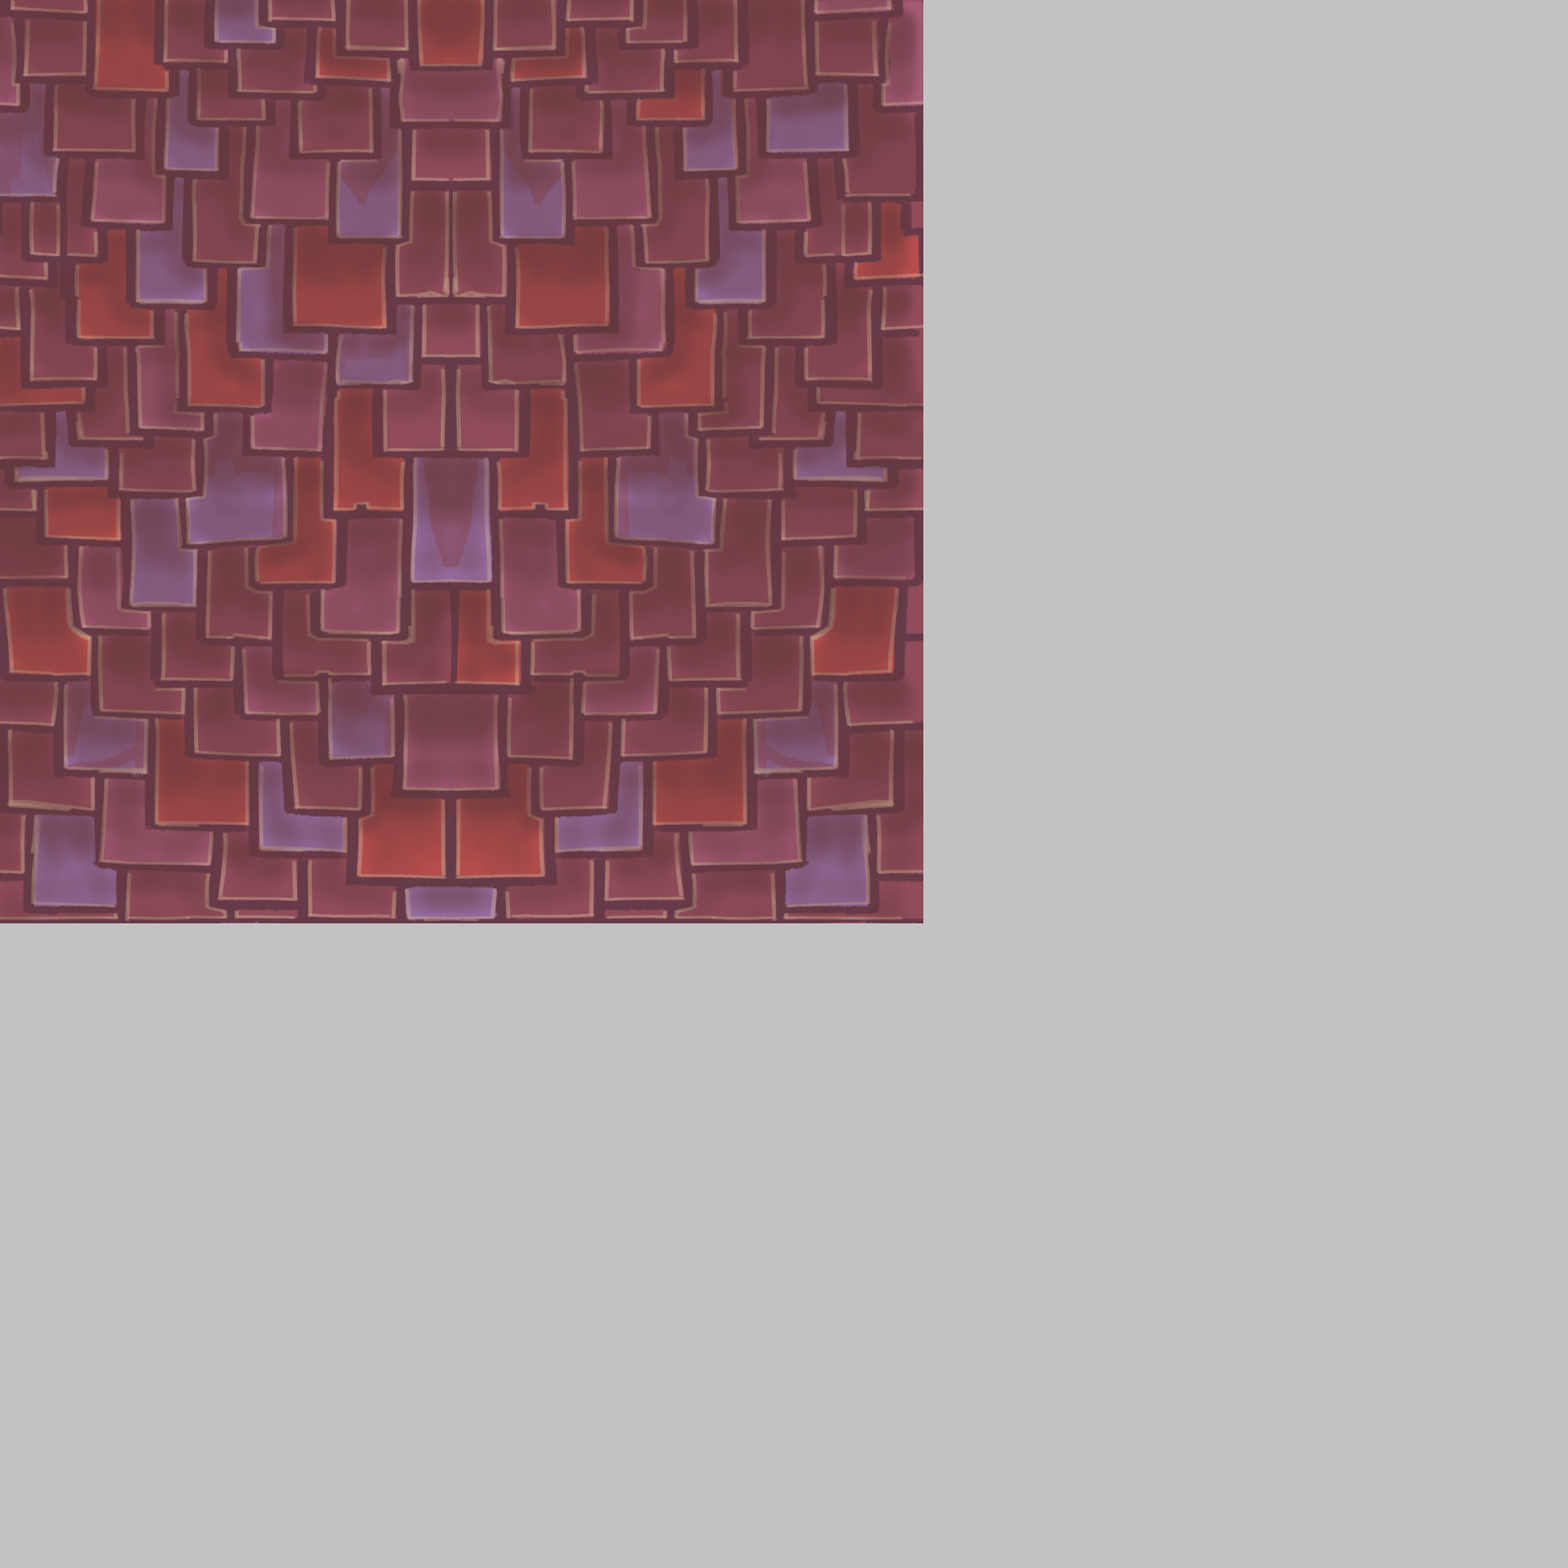
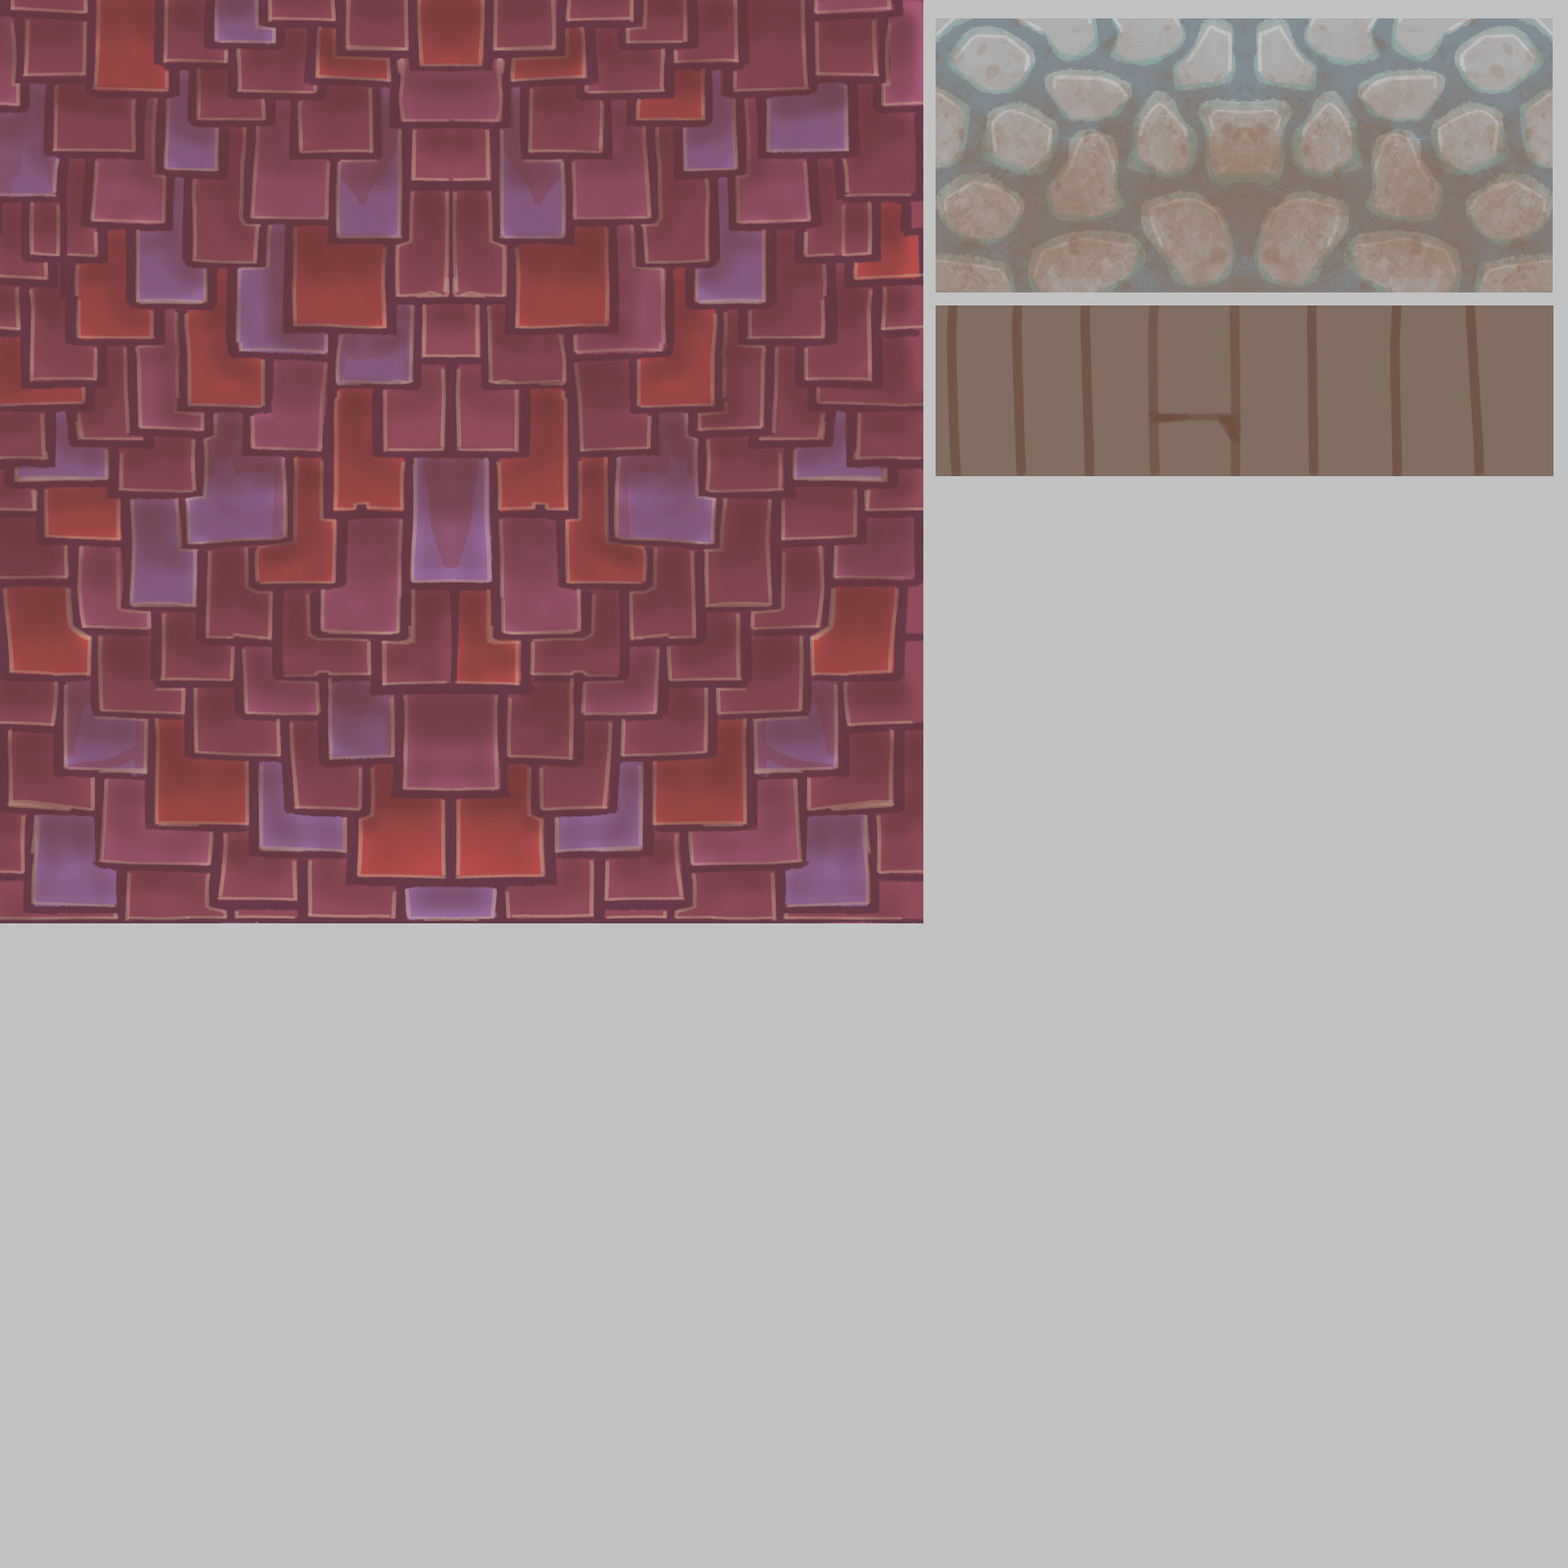
Layers edited between the first and the second 1568 × 1568 image:
added group "Madeira_Parede" with 2 layers above "Pedra_Base" over [935, 305, 1554, 477]
added layer "Pintar camada 11" in group "Madeira_Parede" over [935, 305, 1519, 477]
added layer "Pintar camada 10" in group "Madeira_Parede" over [935, 305, 1554, 477]
added group "Pedra_Base" with 6 layers above "Telha" over [935, 18, 1553, 293]
added layer "Pintar camada 8" (40%) in group "Pedra_Base" over [935, 18, 1553, 293]
added layer "Pintar camada 9" (24%) in group "Pedra_Base" over [935, 18, 1553, 293]
added layer "Pintar camada 7" (41%) in group "Pedra_Base" over [935, 18, 1553, 293]
added layer "Pintar camada 6" in group "Pedra_Base" over [935, 18, 1553, 293]
added layer "Pintar camada 5" in group "Pedra_Base" over [935, 18, 1553, 293]
added layer "Pintar camada 4" in group "Pedra_Base" over [935, 18, 1553, 293]
painted on "Pintar camada 3" over [935, 18, 1554, 477]
painted on "Pintar camada 2" over [935, 18, 1554, 477]
painted on "Pintar camada 1" over [935, 18, 1554, 477]
painted on "Pintar camada 1 Mescladas" over [935, 18, 1554, 477]